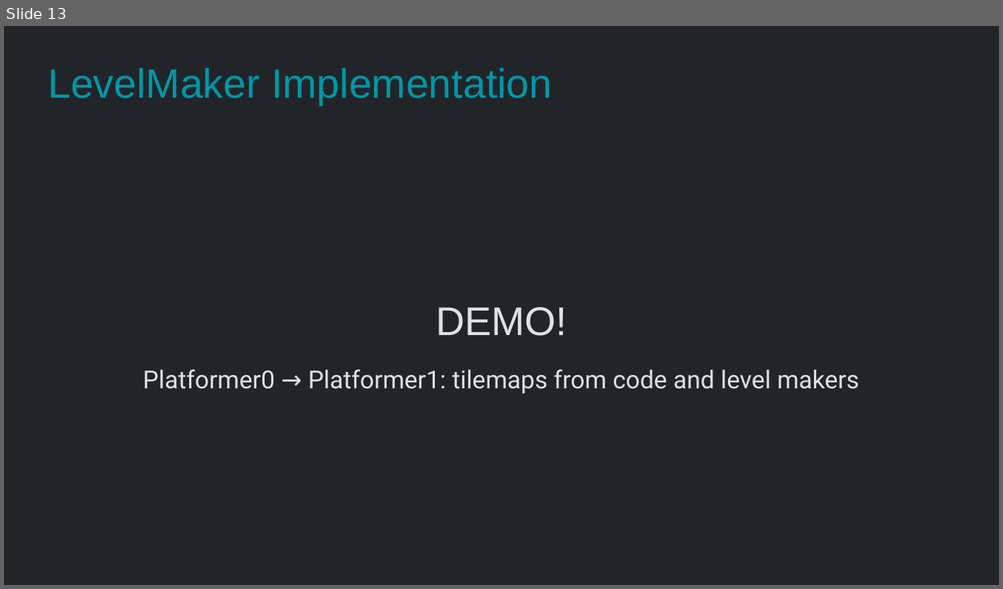
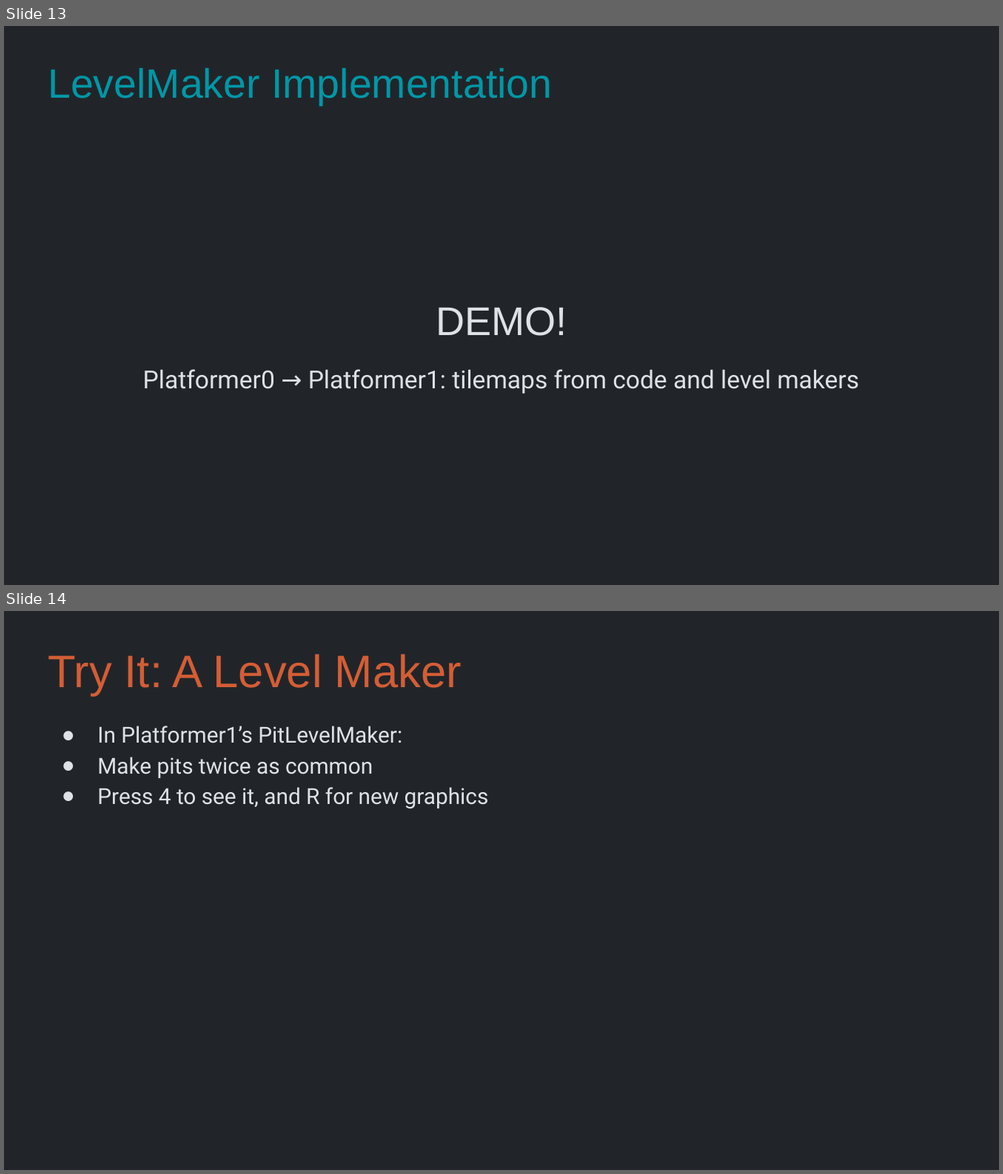
Before and after one commit to Metamate/gar, a slide deck: slides/06 Super Mario Bros.pptx. Shown one above the other, each under a label of ours: slide 13 before the commit, slides 13 and 14 after it. The pictures are 1003x589 and 1003x1174 pixels, drawn with LibreOffice and Linux fonts; fonts in the diff are those of the drawing. Boxes give left, top, right and bottom in pixels: in the first picture for what was removed or moved away, otherwise in the second. Text is boxed around its words. In the diff, an @@ line names an element or a change of style, - is before the commit and + after.

```diff
--- a/slides/06 Super Mario Bros.pptx
+++ b/slides/06 Super Mario Bros.pptx
@@ slide 14 added at <box>4,611,999,1170</box>, background #212529 @@
@@ title added at <box>48,654,461,696</box>, 33 pt, text #D45D35 @@
+Try It: A Level Maker
@@ text added at <box>97,726,489,809</box>, 16 pt, text #DEE2E6 @@
+● In Platformer1’s PitLevelMaker:
+● Make pits twice as common
+● Press 4 to see it, and R for new graphics
```
Also in this commit, not shown: 4 other slides added, 15 other files.
